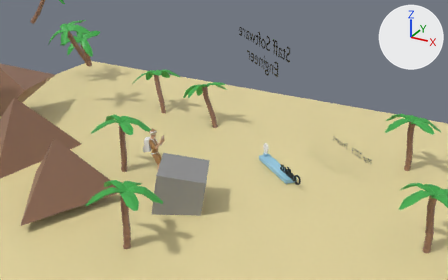
A saved change to the Blender file scenes/tc.blend.
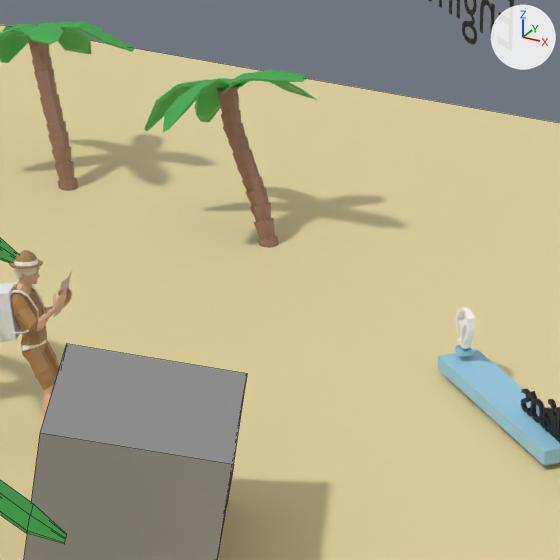
Each version is shown from a camera (50 mm lens) standing at (13.64, -19.25, 12.24) and looking at (2.2, 1.54, 1.84), then close up on the part from 33% to 65% of the width and 23% to 74% of the height. Every picture has the same lights, and +X, +Y and +Z are marked at upper right. The older version's two pictures come first. The close-ups show mesh edges as thin lines.

The older version as bpy lines, for what is in view:
```python
me_cube_091 = bpy.data.meshes.new('Cube.091')
me_cube_091.from_pydata(...)  # 339 vertices, 328 faces; spans x -1.0..1.0, y -1.0..1.0, z -1.0..1.0
# faces by material slot: [95, 233]
me_cube_091.materials.append(mat_material_100)  # grey #939393
me_cube_091.materials.append(mat_material_178)  # dark grey #474747
txt_text = bpy.data.curves.new('Text', 'FONT')
txt_text.body = 'Qualifacts'
txt_text.materials.append(mat_info)  # black #000000
txt_text.extrude = 0.04
txt_text.align_x = 'CENTER'
txt_text.space_character = 0.8
txt_text_015_new = bpy.data.curves.new('Text.015_new', 'FONT')
txt_text_015_new.body = 'Staff Software\nEngineer'
txt_text_015_new.materials.append(mat_info)  # black #000000
txt_text_015_new.align_x = 'CENTER'
txt_text_015_new.align_y = 'CENTER'
ob_cube_090 = bpy.data.objects.new('Cube.090', me_cube_091)
ob_cube_090.location = (1.04, -0.05, 0.01)
ob_cube_090.rotation_euler = (0.0401, 0.161, 6.745)  # degrees (2.3, 9.2, 26)
ob_cube_090.scale = (0.994, 0.994, 0.994)
ob_text = bpy.data.objects.new('Text', txt_text)
ob_text.location = (4.29, 3.85, -0.42)
ob_text.rotation_euler = (1.571, 0.0, 2.474)  # degrees (90, 0, 142)
ob_text.scale = (0.595, 0.595, 0.595)
ob_text_015 = bpy.data.objects.new('Text.015', txt_text_015_new)
ob_text_015.location = (2.78, 3.86, 5.12)
ob_text_015.rotation_euler = (1.571, 0.0, 2.474)  # degrees (90, 0, 142)
ob_text_015.scale = (0.869, 0.869, 0.869)
# also in view: 'Cube' at (3.3, 3.3, -1.07); 'Cube.092' at (3.32, 4.61, -0.19); 'Cylinder.001' at (-6.09, 8.99, 0.44); 'Cylinder.024' at (-1.27, 1.54, 0.44); 'Cylinder.022' at (0.94, -3.52, 0.44)
```
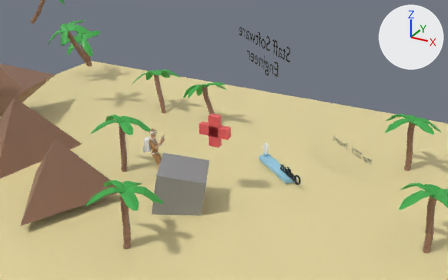
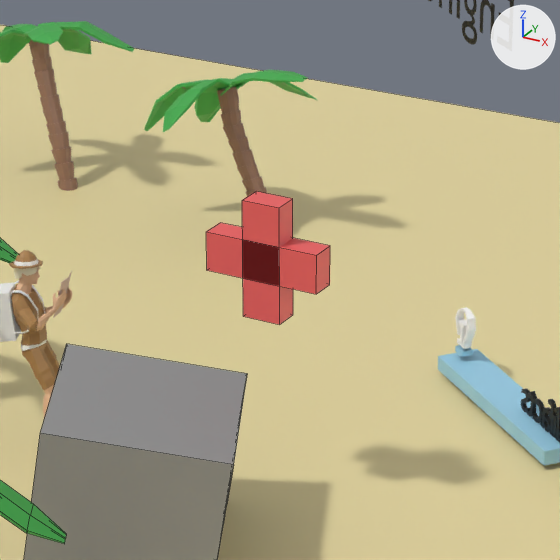
The change in detail:
Material 'MedCross' (mat_medcross) is new.
Its base color is (0.85, 0.12, 0.12) (red #ed6161).
Mesh me_qf_crossh is new.
It is a box spanning x 1.125..2.475, y 1.35..1.65, z 1.975..2.425.
It uses material mat_medcross (red #ed6161).
Mesh me_qf_crossv is new.
It is a box spanning x 1.575..2.025, y 1.35..1.65, z 1.525..2.875.
It uses material mat_medcross (red #ed6161).
Object 'QF_CrossH' (ob_qf_crossh) is new; it shows me_qf_crossh.
Its location is (0.0, 0.0, 0.0).
Object 'QF_CrossV' (ob_qf_crossv) is new; it shows me_qf_crossv.
Its location is (0.0, 0.0, 0.0).

Where the change shows, as pixel boxes (x1, y1, x2, y2) in the close-ups (560 x 560 px):
'QF_CrossH', added (red): after (206, 223, 330, 294)
'QF_CrossV', added (red): after (242, 191, 293, 325)
